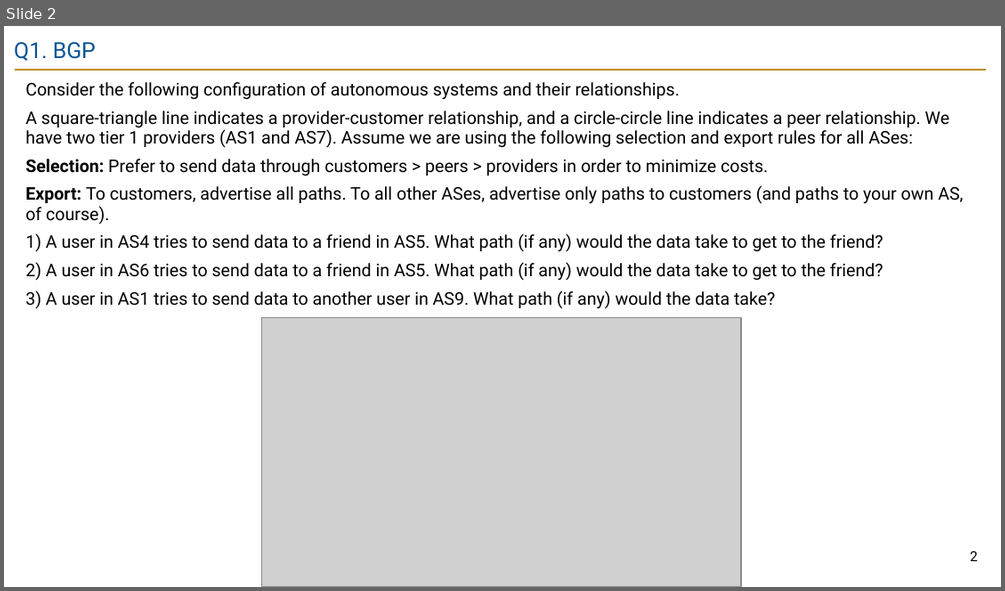
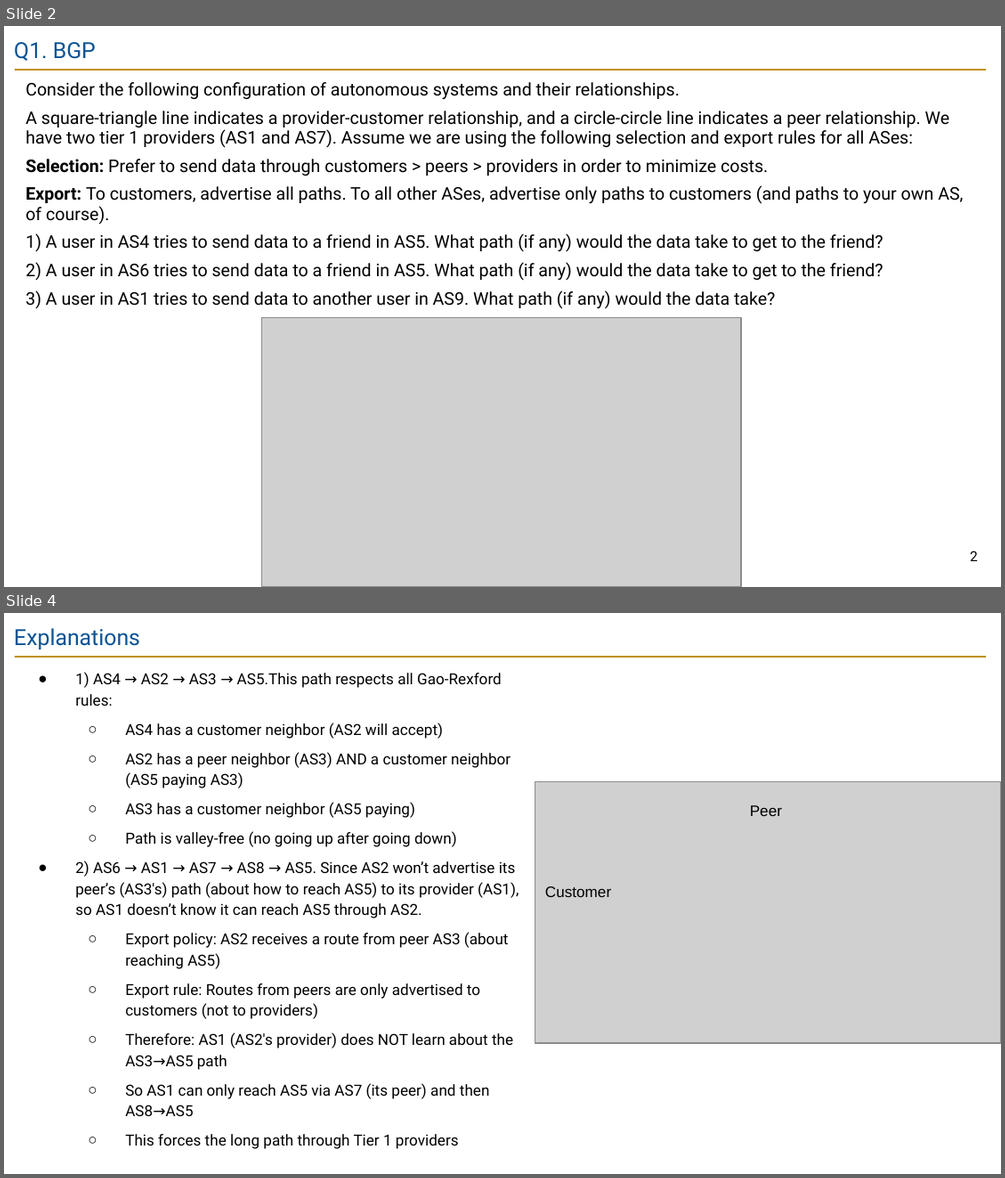
Before and after one commit to guhofstra/CSC175Sp26, a slide deck: PPTs/Lecture 8 - Exercises ANS.pptx. Shown one above the other, each under a label of ours: slide 2 before the commit, slides 2 and 4 after it; the slides between them are not shown. The pictures are 1005x591 and 1005x1178 pixels, drawn with LibreOffice and Linux fonts; fonts in the diff are those of the drawing; grey boxes stand for pictures. Boxes give left, top, right and bottom in pixels: in the first picture for what was removed or moved away, otherwise in the second. Text is boxed around its words. In the diff, an @@ line names an element or a change of style, - is before the commit and + after.

```diff
--- a/PPTs/Lecture 8 - Exercises ANS.pptx
+++ b/PPTs/Lecture 8 - Exercises ANS.pptx
@@ slide 4 added at <box>4,613,1001,1174</box>, background #FFFFFF; not listed: 1 template element that a slide beside it also shows @@
@@ title added at <box>14,628,140,649</box>, 16 pt, text #0B5394 @@
+Explanations
@@ text added at <box>75,672,518,1149</box>, 11 pt, text #000000 @@
+● 1) AS4 → AS2 → AS3 → AS5.This path respects all Gao-Rexford rules:
+  ○ AS4 has a customer neighbor (AS2 will accept)
+  ○ AS2 has a peer neighbor (AS3) AND a customer neighbor (AS5 paying AS3)
+  ○ AS3 has a customer neighbor (AS5 paying)
+  ○ Path is valley-free (no going up after going down)
+● 2) AS6 → AS1 → AS7 → AS8 → AS5. Since AS2 won’t advertise its peer’s (AS3′s) path (about how to reach AS5) to its provider (AS1), so AS1 doesn’t know it can reach AS5 through AS2.
+  ○ Export policy: AS2 receives a route from peer AS3 (about reaching AS5)
+  ○ Export rule: Routes from peers are only advertised to customers (not to providers)
+  ○ Therefore: AS1 (AS2's provider) does NOT learn about the AS3→AS5 path
+  ○ So AS1 can only reach AS5 via AS7 (its peer) and then AS8→AS5
+  ○ This forces the long path through Tier 1 providers
@@ picture added at <box>535,781,1001,1043</box> @@
@@ text added at <box>750,805,782,816</box>, 11 pt, text #000000 @@
+Peer
@@ text added at <box>545,886,611,897</box>, 11 pt, text #000000 @@
+Customer
```
Also in this commit, not shown: 1 slide changed, 1 other slide added, 2 other files.
